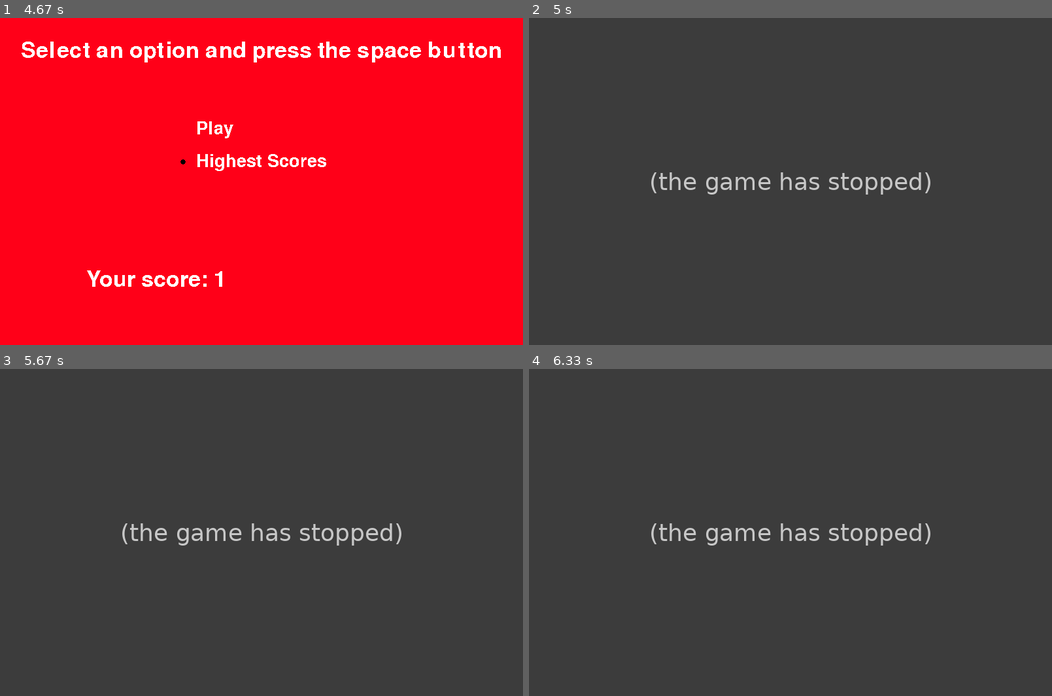
Above: before the commit, frames 1-4 (two rows, left to right).
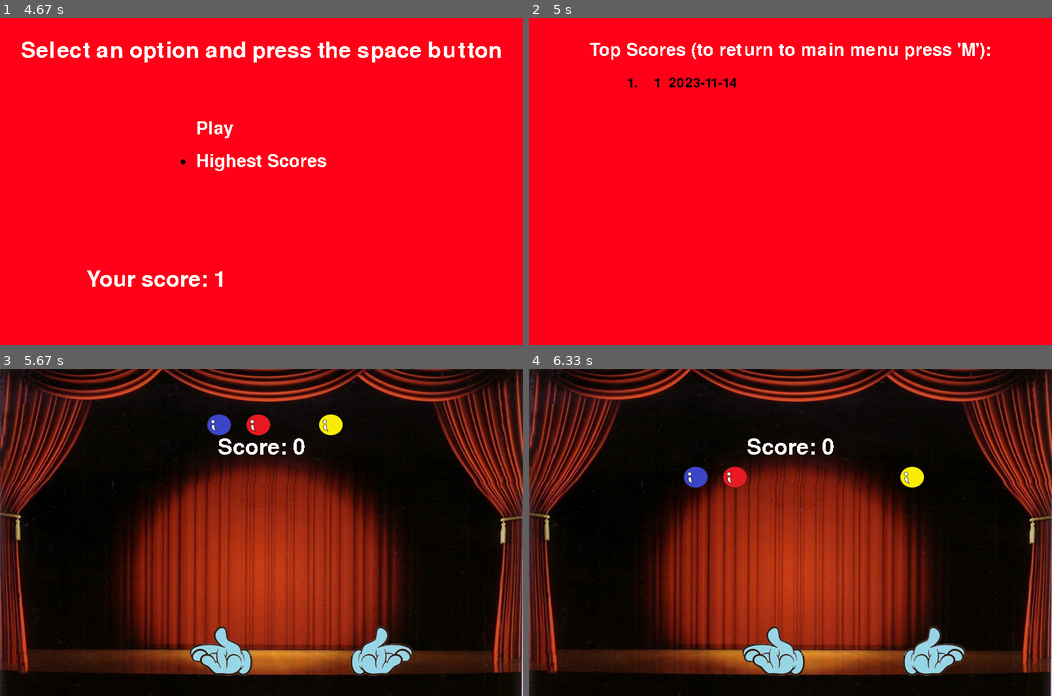
Above: after the commit, the same moments.

Repository: finziamit/PyGame
Game: pygame game, started from 2nd game/Juggle.py
Same seed, same stepped clock (60 frames per second), same inputs: the game is played once before the commit and once after it.
Inputs:
- Up to frame 1 (4.67 s): tap Space at 0.33 s; hold Right 0.67-1.3 s; hold Left 1.33-1.8 s; hold A 1.33-1.8 s; hold Right 1.83-2.3 s; hold D 1.83-2.3 s; hold Right 2.33-2.8 s; hold D 2.33-2.8 s; hold Left 2.83-3.37 s; hold A 2.83-3.37 s; hold Left 3.4-3.8 s; hold A 3.4-3.8 s; hold Down from 4.5 s (still down)
- Up to frame 2 (5 s): release Down at 4.87 s; tap Space at 4.9 s
- Up to frame 3 (5.67 s): hold Up 5.23-5.53 s; tap Space at 5.3, 5.63 s; hold Right from 5.57 s (still down); hold D from 5.57 s (still down)
- Up to frame 4 (6.33 s): tap Space at 5.93, 6.13 s; release Right at 6.03 s; release D at 6.03 s; hold Left from 6.07 s (still down); hold A from 6.07 s (still down)

Frame 1 is identical in both runs. In frame 2, 100% of the frame differs, in the area x 0-100%, y 0-100%; in frame 3, 100%; in frame 4, 100%.
Error before the commit: IndexError: list index out of range (Juggle.py line 293); the game stopped at 4.9 s (later frames are placeholders)

Commit message:
Fix highscorse table screen from exe file

Diff:
--- a/2nd game/Juggle.py
+++ b/2nd game/Juggle.py
@@ -3,6 +3,7 @@
 from random import choice
 from datetime import date
 import sqlite3
+import os
 
 class Hand:
     ''' An hand in the game '''
@@ -97,11 +98,22 @@
 
 class ScoresDB:
     def __init__(self):
-        self.__connection = sqlite3.connect("scores.db")
+        executable_dir = os.path.dirname(os.path.abspath(__file__))
+        db_path = os.path.join(executable_dir, "scores.db")
+
+        try:
+            self.__connection = sqlite3.connect(db_path)
+        except sqlite3.Error as e:
+            print("Error while connecting to the database:", e)
+
         self.__cursor = self.__connection.cursor()
         create_scores_table = """CREATE TABLE IF NOT EXISTS
         scores(score_id INTEGER PRIMARY KEY, score_count INTEGER, date TEXT)"""
-        self.__cursor.execute(create_scores_table)
+
+        try:
+            self.__cursor.execute(create_scores_table)
+        except sqlite3.Error as e:
+            print("Error while creating scores table:", e)
 
     @property
     def cursor(self):
@@ -290,9 +302,9 @@
             if score_table:
                 screen.blit(score_display_surface, score_display_rect)
                 top_10_scores = scores_DB.get_top_10()
-                scores_surfaces = [score_table_font.render(f"{i+1}.    {top_10_scores[i][1]}  {top_10_scores[i][2]}", False, 'black') for i in range(10)]
-                scores_rects = [scores_surfaces[i].get_rect(midleft=(150, 100 + (i*40))) for i in range(10)]
-                for i in range(10):
+                scores_surfaces = [score_table_font.render(f"{i+1}.    {top_10_scores[i][1]}  {top_10_scores[i][2]}", False, 'black') for i in range(len(top_10_scores))]
+                scores_rects = [scores_surfaces[i].get_rect(midleft=(150, 100 + (i*40))) for i in range(len(scores_surfaces))]
+                for i in range(len(scores_rects)):
                     screen.blit(scores_surfaces[i], scores_rects[i])
             else:
                 screen.blit(instructions_text_surface, instructions_text_rect)
Not shown, changed: 2nd game/Juggle.spec
Not shown, changed: 2nd game/build/Juggle/Analysis-00.toc
Not shown, changed: 2nd game/build/Juggle/COLLECT-00.toc
Not shown, changed: 2nd game/build/Juggle/EXE-00.toc
Not shown, changed: 2nd game/build/Juggle/Juggle.exe
Not shown, changed: 2nd game/build/Juggle/Juggle.pkg
Not shown, changed: 2nd game/build/Juggle/PKG-00.toc
Not shown, changed: 2nd game/build/Juggle/PYZ-00.pyz
Not shown, changed: 2nd game/build/Juggle/PYZ-00.toc
Not shown, changed: 2nd game/build/Juggle/base_library.zip
Not shown, changed: 2nd game/dist/Juggle/Juggle.exe
Not shown, changed: 2nd game/dist/Juggle/base_library.zip
(and 3 more such lines)
